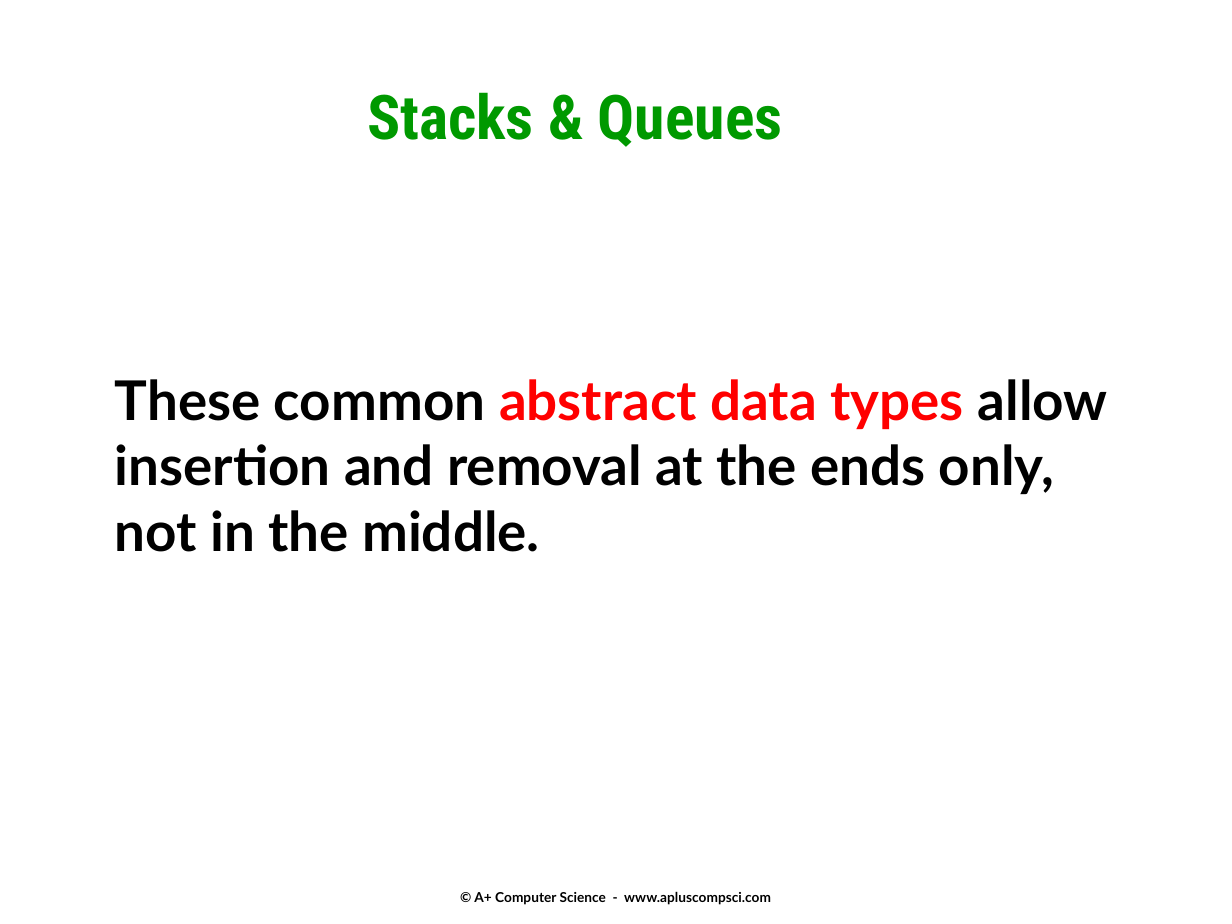
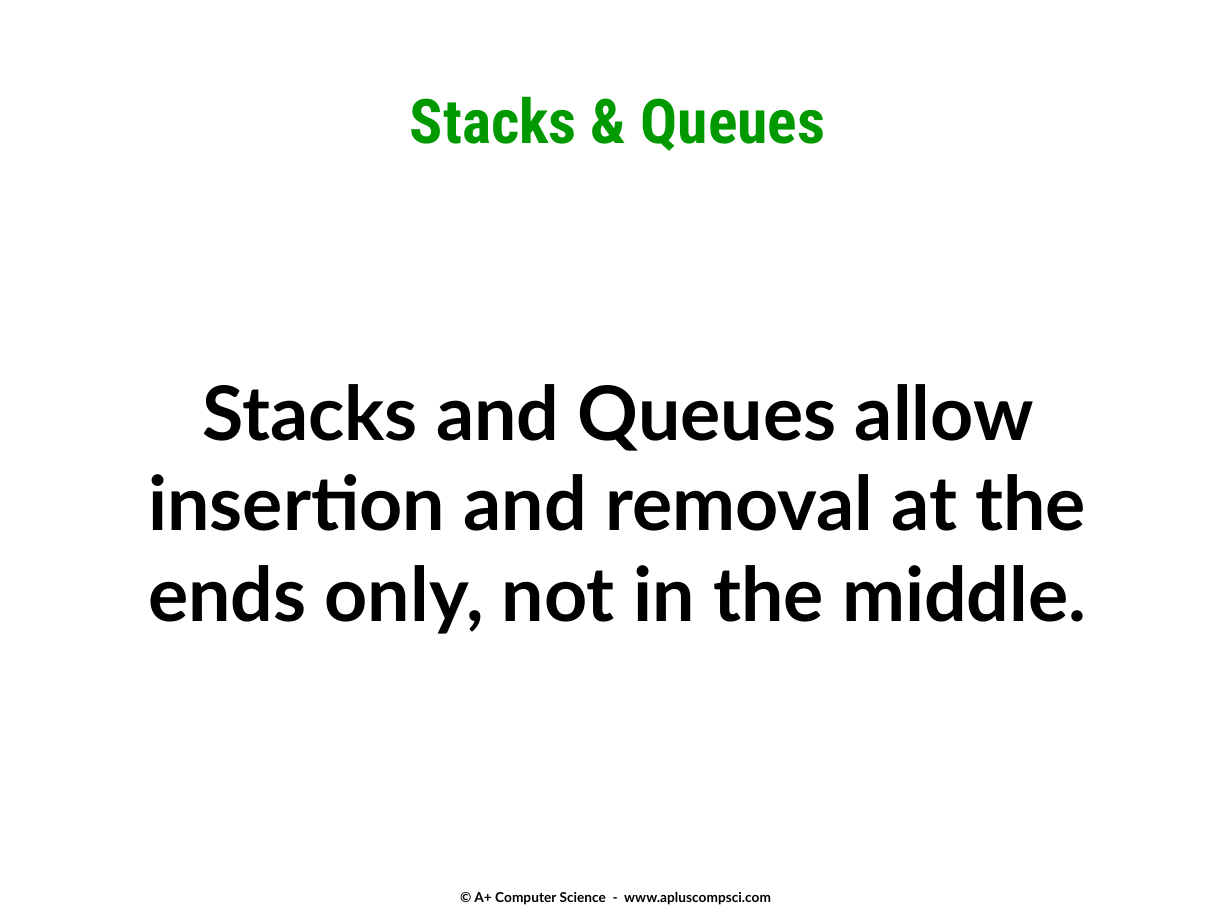
Before and after one commit to Cy-FairCS/cs3, a slide deck: slide 2 of u06b_stacks/notes/13a.stacks.pptx. Drawn at 1232x924 pixels with LibreOffice and Linux fonts; fonts in the diff are those of the drawing. Boxes give left, top, right and bottom in pixels: in the first picture for what was removed or moved away, otherwise in the second. Text is boxed around its words. In the diff, an @@ line names an element or a change of style, - is before the commit and + after.

```diff
--- a/u06b_stacks/notes/13a.stacks.pptx
+++ b/u06b_stacks/notes/13a.stacks.pptx
@@ text "Stacks & Queues": place and size @@
-text "Stacks & Queues" at <box>367,92,783,147</box>
+text "Stacks & Queues" at <box>410,96,826,151</box>
@@ text at <box>148,384,1086,634</box>: text changed; size 32 to 44 pt @@
-These common abstract data types allow insertion and removal at the ends only, not in the middle.
+Stacks and Queues allow insertion and removal at the ends only, not in the middle.
```
Also in this commit, not shown: 3 other slides changed, 2 slides added.
